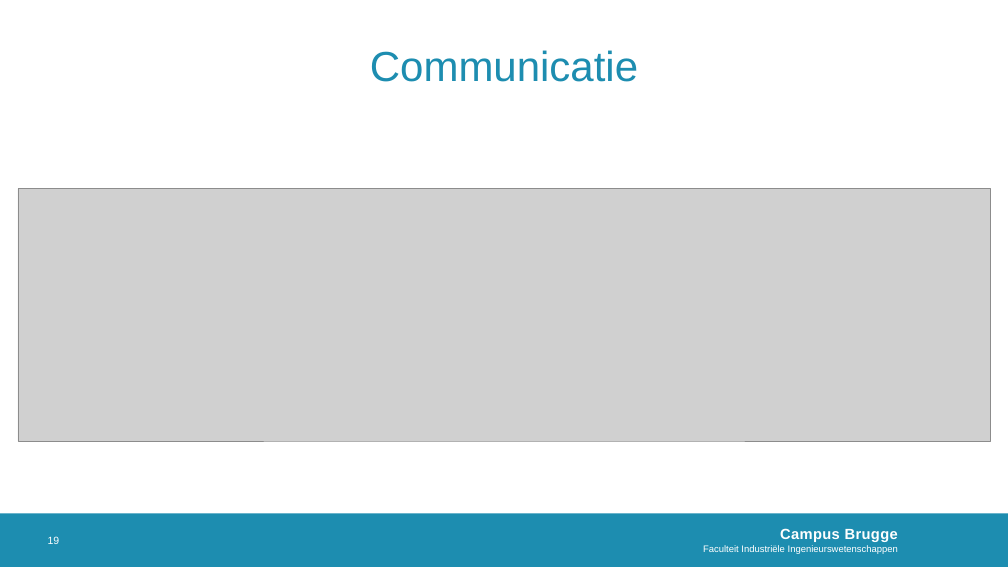
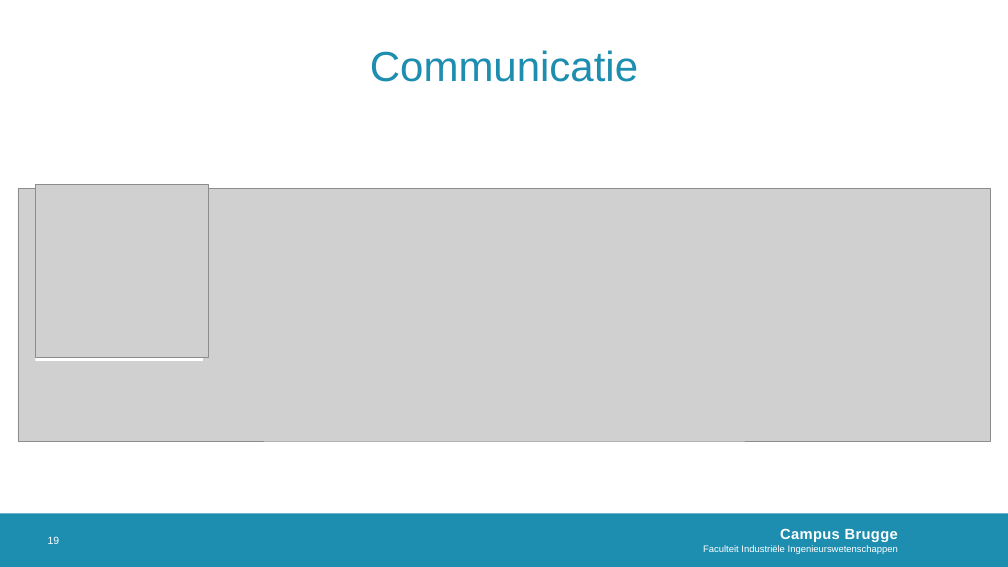
Before and after one commit to MichelDequick/E-ink-Room-Reservation-Display, a slide deck: slide 19 of Documentation/Presentatie.pptx. Drawn at 1008x567 pixels with LibreOffice and Linux fonts; fonts in the diff are those of the drawing; grey boxes stand for pictures; background and template pictures are left out. Boxes give left, top, right and bottom in pixels: in the first picture for what was removed or moved away, otherwise in the second. Text is boxed around its words. In the diff, an @@ line names an element or a change of style, - is before the commit and + after.

```diff
--- a/Documentation/Presentatie.pptx
+++ b/Documentation/Presentatie.pptx
@@ rectangle added at (x1=36, y1=150, x2=203, y2=361), fill #FFFFFF @@
@@ picture added at (x1=36, y1=185, x2=209, y2=358) @@
```
Also in this commit, not shown: 5 other slides changed, 1 slide added.
